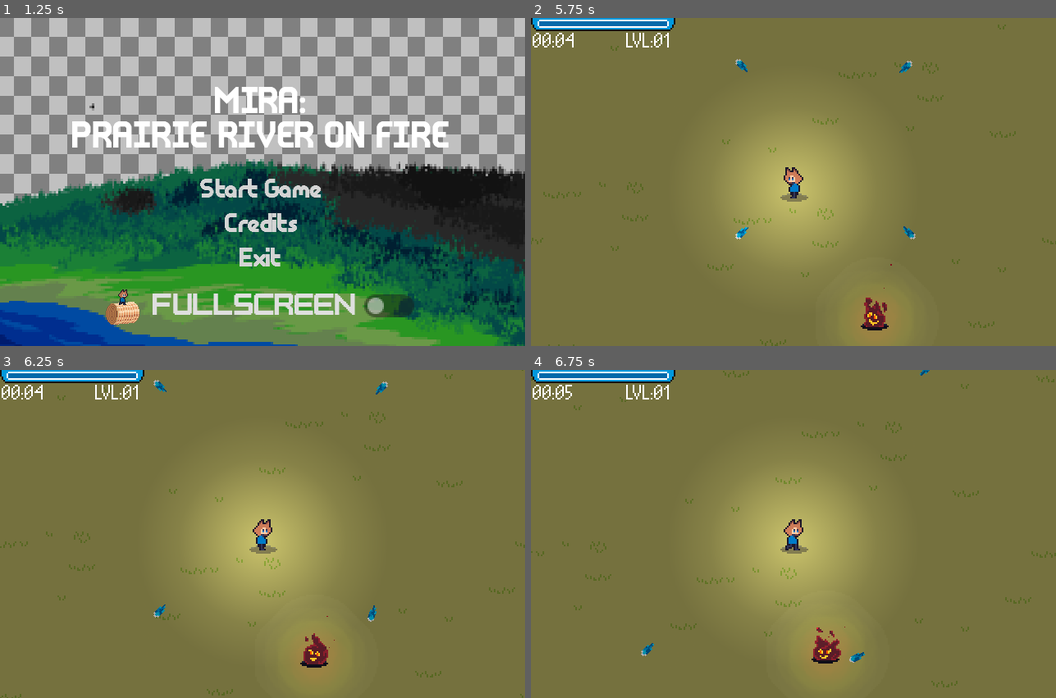
Above: before the commit, frames 1-4 (two rows, left to right).
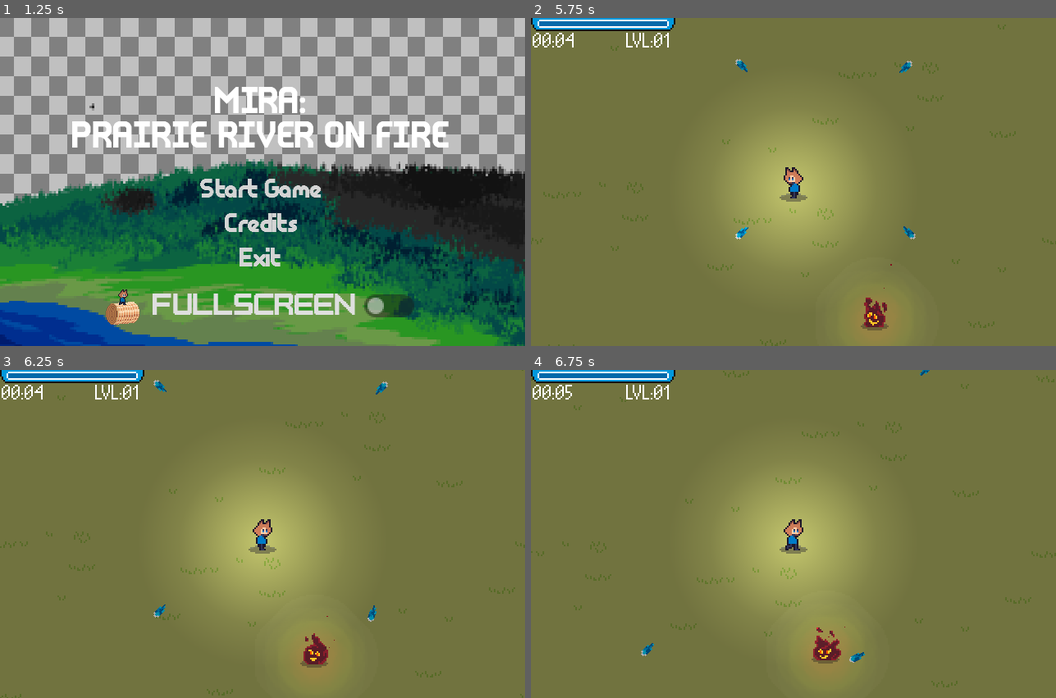
Above: after the commit, the same moments.

Repository: ColtonPhillips/its-spreading
Game: Godot game, scene res://scenes/gui/main_menu/main_menu.tscn
The game is run twice, just before and just after one commit, with the same random seed, the same clock (stepped at 60 frames per second) and the same inputs. Sound files missing from this copy of the repository are replaced by a short silence.
Inputs:
- Up to frame 1 (1.25 s): hold D (move_right) from 0.53 s (still down)
- Up to frame 2 (5.75 s): tap Enter at 1.25 s; release D (move_right) at 1.28 s; hold S (move_down) 1.28-2.03 s; hold D (move_right) 2.03-2.78 s; hold W (move_up) 2.78-3.53 s; hold A (move_left) 3.53-5.03 s; hold S (move_down) from 5.03 s (still down)
- Up to frame 3 (6.25 s): release S (move_down) at 5.78 s; hold D (move_right) from 5.78 s (still down)
- Up to frame 4 (6.75 s): release D (move_right) at 6.53 s; hold W (move_up) from 6.53 s (still down)

Frame 1 is identical in both runs. In frame 2, less than 0.1% of the frame differs, in the area x 47-69%, y 53-96%; in frame 3, less than 0.1%, in the area x 47-63%, y 53-91%; in frame 4, less than 0.1%.

Commit message:
polish shadow and tweak grass color slightly more green
the yellow color reminded me of poopies

Diff:
--- a/scenes/gameplay/enemy/enemy.tscn
+++ b/scenes/gameplay/enemy/enemy.tscn
@@ -38,6 +38,7 @@
 material = SubResource("ShaderMaterial_vkjpo")
 
 [node name="Shadow" type="Sprite2D" parent="AnimatedSprite2D"]
+self_modulate = Color(1, 1, 1, 0.317647)
 z_index = -1
 texture = ExtResource("3_cl4l7")
 
--- a/scenes/gui/gameplay/gui_gameplay.tscn
+++ b/scenes/gui/gameplay/gui_gameplay.tscn
@@ -20,3 +20,4 @@
 transform = Transform2D(1, 0, 0, 1, 58, 9)
 
 [node name="PauseMenu" parent="." instance=ExtResource("5_wdcqs")]
+visible = false
--- a/scenes/player/player.tscn
+++ b/scenes/player/player.tscn
@@ -79,7 +79,7 @@
 
 [sub_resource type="CapsuleShape2D" id="CapsuleShape2D_1prqd"]
 radius = 0.724638
-height = 4.34783
+height = 3.9
 
 [node name="Player" type="CharacterBody2D" groups=["player"]]
 y_sort_enabled = true
@@ -101,7 +101,7 @@
 [node name="Shadow" type="Sprite2D" parent="AnimatedSprite2D"]
 modulate = Color(1, 1, 1, 0.380392)
 z_index = -3
-position = Vector2(1, 2)
+position = Vector2(0.5, 2)
 texture = ExtResource("3_sehm1")
 
 [node name="Camera2D" type="Camera2D" parent="."]
@@ -213,7 +213,7 @@
 script = ExtResource("14_w7aay")
 
 [node name="CollisionShape2D" type="CollisionShape2D" parent="HurtboxComponent"]
-position = Vector2(0, -7)
+position = Vector2(0, -8)
 scale = Vector2(2.76, 2.76)
 shape = SubResource("CapsuleShape2D_1prqd")
 
Binary file changed: res/art/gameplay/environment/grass.png
